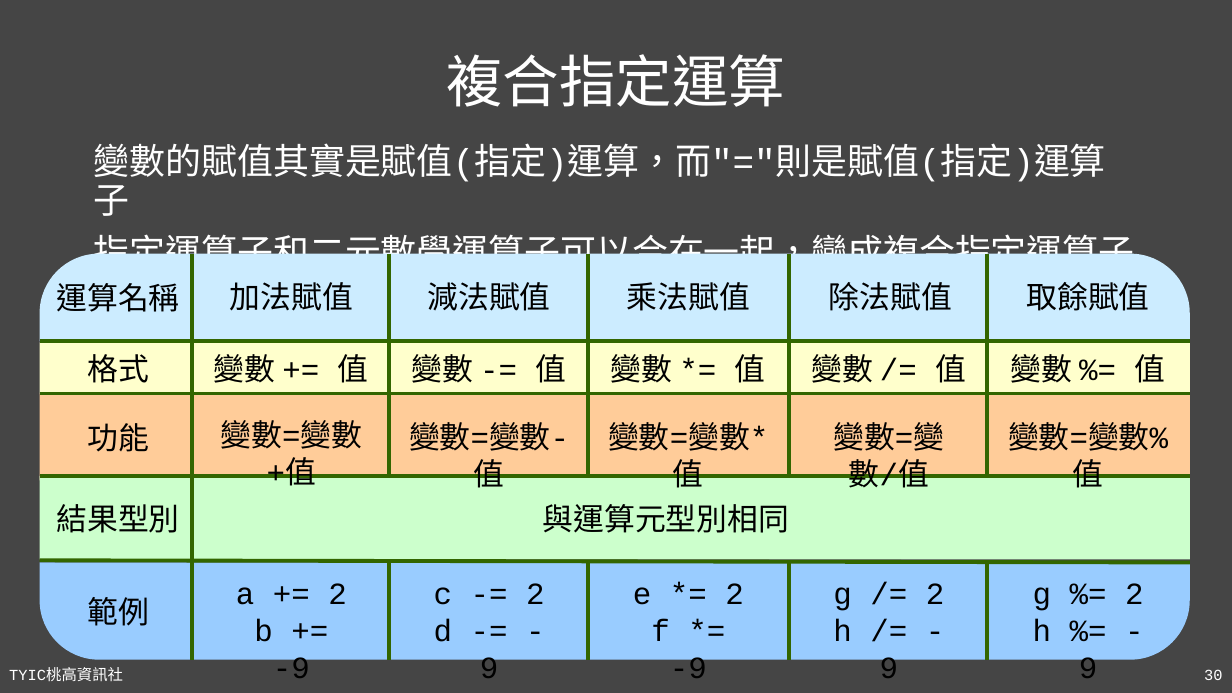
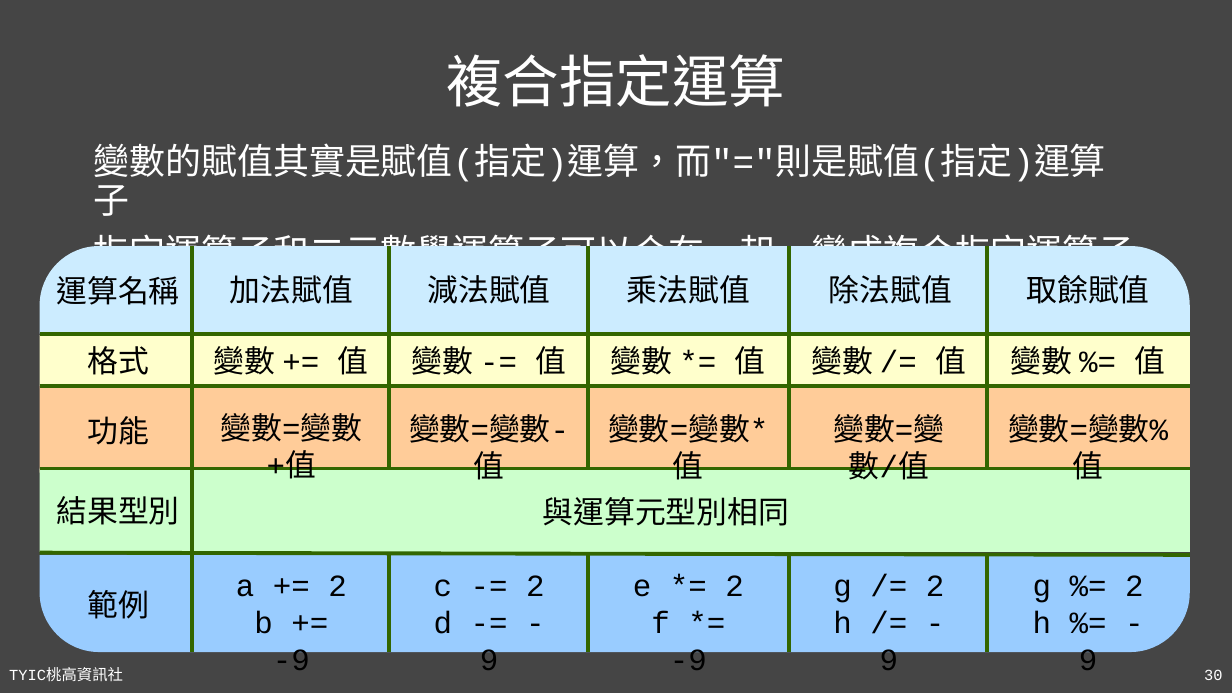
Before and after one commit to TYSHIC/slides, a slide deck: slide 30 of powerpoint/04_初探Java.pptx. Drawn at 1232x693 pixels with LibreOffice and Linux fonts; fonts in the diff are those of the drawing. Boxes give left, top, right and bottom in pixels: in the first picture for what was removed or moved away, otherwise in the second. Text is boxed around its words. In the diff, an @@ line names an element or a change of style, - is before the commit and + after.

```diff
--- a/powerpoint/04_初探Java.pptx
+++ b/powerpoint/04_初探Java.pptx
@@ 12 texts, 3 freeform shapes, 1 line: place and size @@
-12 texts, 3 freeform shapes, 1 line at (40, 282, 1190, 660)
+12 texts, 3 freeform shapes, 1 line at (40, 275, 1190, 653)
@@ 14 texts, 12 lines, 2 freeform shapes: place and size @@
-14 texts, 12 lines, 2 freeform shapes at (40, 253, 1190, 678)
+14 texts, 12 lines, 2 freeform shapes at (40, 246, 1190, 670)
```
Also in this commit, not shown: 14 other slides changed, 6 slides added, 2 slides removed, 7 other files.
